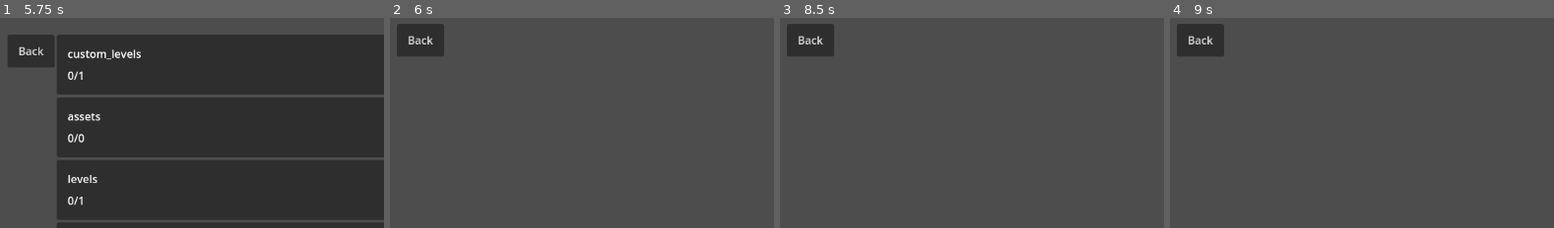
Above: before the commit, frames 1-4 (left to right).
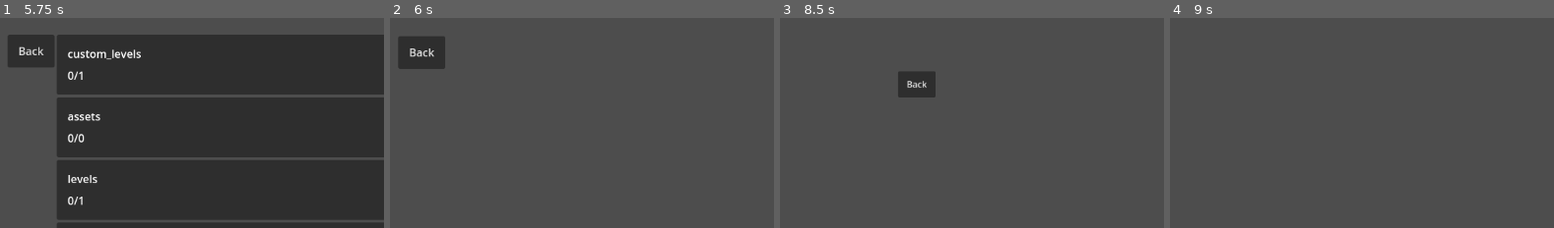
Above: after the commit, the same moments.

Repository: sininen-blue/logic-gate-tesseract
Game: Godot game, scene res://ui/title_page.tscn
The game is run twice, just before and just after one commit, with the same random seed, the same clock (stepped at 60 frames per second) and the same inputs.
Inputs (mouse positions are % of the whole screen's width and height, from its top left):
- Up to frame 1 (5.75 s): click "Play" at 0.5 s; click "Back" at 1.25 s; click "custom_levels" at 2 s; click "assets" at 2.75 s; click "levels" at 3.5 s; click "simulation" at 4.25 s; click "ui" at 5 s
- Up to frame 2 (6 s): click "Play" at 5.75 s
- Up to frame 3 (8.5 s): click "Back" at 6.5 s; click "Play" at 7.25 s; tap Enter at 8 s; move the mouse to (73, 46) at 8.02 s; press the mouse at (73, 46) at 8.03 s; tap Mouse wheel down (mouse_whee_down) at 8.3 s
- Up to frame 4 (9 s): tap Space at 8.75 s; move the mouse to (30, 57) at 8.77 s; release the mouse at (30, 57) at 8.78 s; tap Mouse wheel down (mouse_whee_down) at 8.85 s
The pictures show only the part of the screen within x 0-50%, y 0-50%; the shares and areas given below are measured in that part.

Frame 1 is identical in both runs. In frame 2, 1.7% of the frame differs, in the area x 1-15%, y 2-25%; in frame 3, 2.9%, in the area x 1-41%, y 2-38%; in frame 4, 1.8%.
Error in both runs: Cannot call method 'get_as_text' on a null value. (res://ui/stage_select.gd:38)

Commit message:
level select done

Diff:
--- a/ui/components/level_button.gd
+++ b/ui/components/level_button.gd
@@ -2,9 +2,7 @@
 
 var level_title : String
 var level : JSON
-#var is_completed NOTE: might not be needed
 
-# when pressed go to level
 func _ready() -> void:
 	self.text = level_title
 	self.pressed.connect(play_level)
--- a/ui/components/level_info.tscn
+++ b/ui/components/level_info.tscn
@@ -11,10 +11,10 @@
 anchor_top = 0.5
 anchor_right = 0.5
 anchor_bottom = 0.5
-offset_left = -432.0
-offset_top = -260.5
-offset_right = 432.0
-offset_bottom = 260.5
+offset_left = -576.0
+offset_top = -324.0
+offset_right = 288.0
+offset_bottom = 197.0
 grow_horizontal = 2
 grow_vertical = 2
 script = ExtResource("1_dbdb1")
--- a/ui/level_select.gd
+++ b/ui/level_select.gd
@@ -4,33 +4,77 @@
 var stage_dir : DirAccess = DataManager.current_stage
 
 # NOTE: arbitrary number, might replace
-var start_position : Vector2 = Vector2(250, 250)
+var cam_start_position : Vector2
+var start_position : Vector2 = Vector2(25, 250)
 var distance : Vector2 = Vector2(300, 0)
+var prev_button : Button
+var moving_camera : bool = false
+
+@onready var level_info: Panel = $LevelInfo
+@onready var main: Control = $Main
+@onready var back_button: Button = $BackButton
+@onready var camera: Camera2D = $Camera2D
 
 
-@onready var level_info: Panel = $LevelInfo
-
+## TODO: still need to make challenge levels have a different thing
 func _ready() -> void:
-	$Back.pressed.connect(get_tree().change_scene_to_file.bind("res://ui/stage_select.tscn"))
+	back_button.pressed.connect(get_tree().change_scene_to_file.bind("res://ui/stage_select.tscn"))
 
 	var count : int = 0
 	for level in stage_dir.get_files():
 		var new_level_button : Button = LEVEL_BUTTON.instantiate()
-		new_level_button.global_position = start_position + (distance * count)
-		new_level_button.level_title = level
+		new_level_button.position = start_position + (distance * count)
+		new_level_button.level_title = level.get_slice("-", 0)
 
-		## NOTE: this should open the info popup not the actual level
-		## TODO: goes directly to level for testing
-		## TODO: messy as fuck json conversion
 		var pwd : String = stage_dir.get_current_dir() + "/"
 		var level_file : FileAccess = FileAccess.open(pwd+level, FileAccess.READ)
 		var level_json : JSON = JSON.new()
 		level_json.data = JSON.parse_string(level_file.get_as_text())
 		new_level_button.level = level_json
 
-		add_child(new_level_button)
+		if count != 0:
+			var new_line : Line2D = Line2D.new()
+			var left_offset : Vector2 = Vector2(10, -new_level_button.size.y/2)
+			var right_offset : Vector2 = Vector2(prev_button.size.x + 10, prev_button.size.y/2)
+			new_line.add_point(new_level_button.position - left_offset)
+			new_line.add_point(prev_button.position + right_offset)
+			main.add_child(new_line)
+
+		# cleanup
+		main.add_child(new_level_button)
 		new_level_button.pressed.connect(show_panel)
 		count += 1
+		prev_button = new_level_button
 
 func show_panel() -> void:
 	level_info.visible = !level_info.visible
+
+
+func _input(event: InputEvent) -> void:
+	if event.is_action_pressed("left_click"):
+		cam_start_position = get_global_mouse_position()
+		moving_camera = true
+
+	if event.is_action_released("left_click"):
+		moving_camera = false
+
+	if event.is_action_pressed("mouse_wheel_up"):
+		var tween : Tween = get_tree().create_tween()
+		tween.tween_property(camera, "zoom", camera.zoom + Vector2(0.2, 0.2), 0.1)
+	if event.is_action_pressed("mouse_whee_down") and camera.zoom >= Vector2(0.5, 0.5):
+		var tween : Tween = get_tree().create_tween()
+		tween.tween_property(camera, "zoom", camera.zoom - Vector2(0.2, 0.2), 0.1)
+
+
+func _process(delta: float) -> void:
+	level_info.position = camera.position - level_info.size/2
+	if moving_camera == false:
+		return
+
+	var mouse_vector : Vector2 = cam_start_position - get_global_mouse_position()
+	var tween : Tween = get_tree().create_tween()
+
+	tween.set_trans(Tween.TRANS_QUART)
+	tween.tween_property(
+		camera, "global_position", camera.global_position + mouse_vector, 0.05
+	)
--- a/ui/level_select.tscn
+++ b/ui/level_select.tscn
@@ -9,20 +9,36 @@
 anchors_preset = 15
 anchor_right = 1.0
 anchor_bottom = 1.0
+offset_left = 24.0
+offset_top = 32.0
+offset_right = -24.0
+offset_bottom = -32.0
 grow_horizontal = 2
 grow_vertical = 2
 script = ExtResource("1_6kh77")
 LEVEL_BUTTON = ExtResource("2_5e32k")
-metadata/_edit_lock_ = true
+
+[node name="Main" type="Control" parent="."]
+layout_mode = 1
+anchors_preset = 15
+anchor_right = 1.0
+anchor_bottom = 1.0
+grow_horizontal = 2
+grow_vertical = 2
+
+[node name="BackButton" type="Button" parent="."]
+layout_mode = 1
+offset_right = 69.0
+offset_bottom = 48.0
+text = "Back"
 
 [node name="LevelInfo" parent="." instance=ExtResource("3_7seht")]
 visible = false
 layout_mode = 1
+offset_left = -432.0
+offset_top = -260.5
+offset_right = 432.0
+offset_bottom = 260.5
 
-[node name="Back" type="Button" parent="."]
-layout_mode = 0
-offset_left = 23.0
-offset_top = 16.0
-offset_right = 92.0
-offset_bottom = 64.0
-text = "Back"
+[node name="Camera2D" type="Camera2D" parent="."]
+position = Vector2(551, 290)
